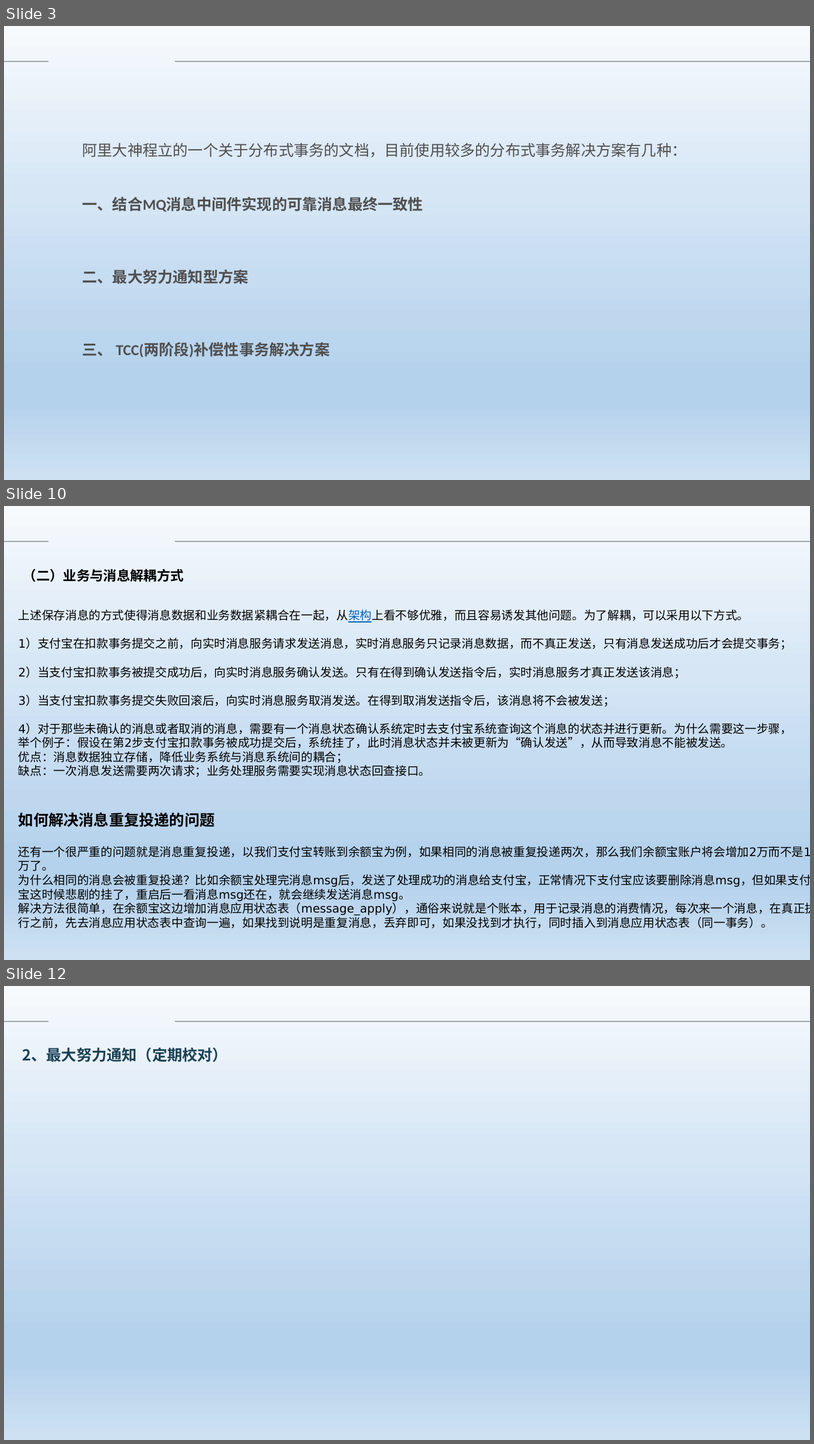
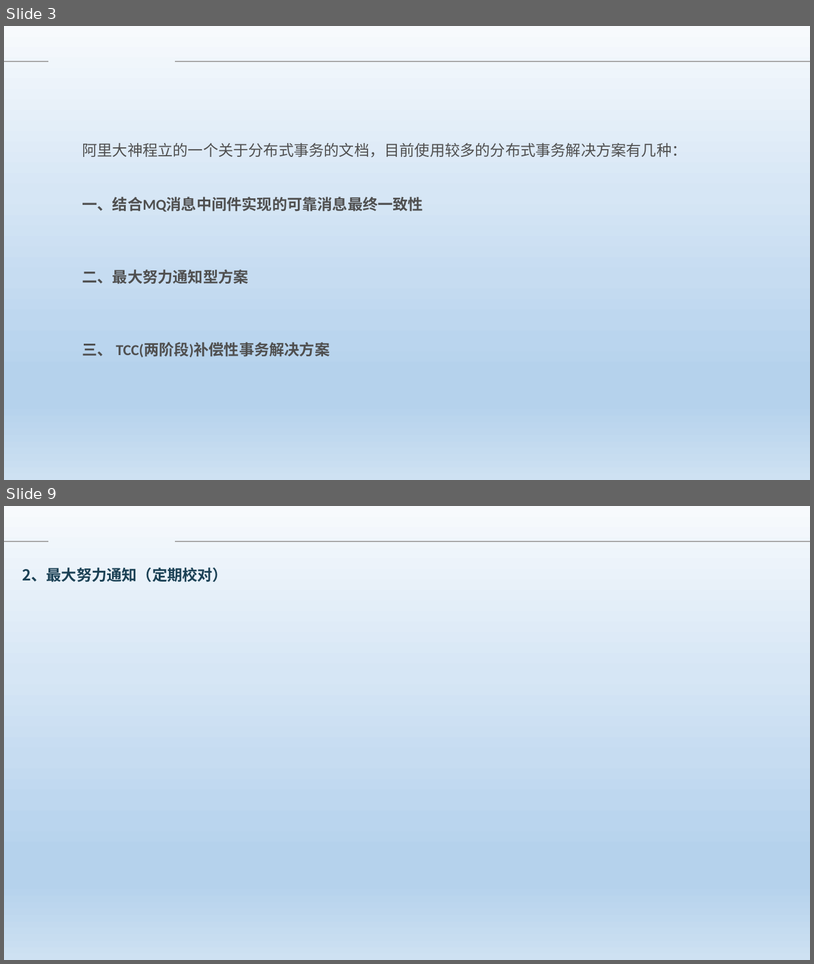
Before and after one commit to Heffie199/zhao_Note, a slide deck: 分布式事务的解决方案 .pptx. Shown one above the other, each under a label of ours: slides 3, 10 and 12 before the commit, slides 3 and 9 after it; the slides between them are not shown. The pictures are 814x1444 and 814x964 pixels, drawn with LibreOffice and Linux fonts; fonts in the diff are those of the drawing; background and template pictures are left out. Boxes give left, top, right and bottom in pixels: in the first picture for what was removed or moved away, otherwise in the second. Text is boxed around its words. In the diff, an @@ line names an element or a change of style, - is before the commit and + after.

```diff
--- a/分布式事务的解决方案 .pptx
+++ b/分布式事务的解决方案 .pptx
@@ slide 10 removed at [4,506,810,960], background picture (left out); not listed: 2 template elements that a slide beside it also shows @@
@@ text removed at [23,568,184,582] @@
-（二）业务与消息解耦方式
@@ text removed at [18,609,792,777] @@
-上述保存消息的方式使得消息数据和业务数据紧耦合在一起，从架构上看不够优雅，而且容易诱发其他问题。为了解耦，可以采用以下方式。
-1）支付宝在扣款事务提交之前，向实时消息服务请求发送消息，实时消息服务只记录消息数据，而不真正发送，只有消息发送成功后才会提交事务；
-2）当支付宝扣款事务被提交成功后，向实时消息服务确认发送。只有在得到确认发送指令后，实时消息服务才真正发送该消息；
-3）当支付宝扣款事务提交失败回滚后，向实时消息服务取消发送。在得到取消发送指令后，该消息将不会被发送；
-4）对于那些未确认的消息或者取消的消息，需要有一个消息状态确认系统定时去支付宝系统查询这个消息的状态并进行更新。为什么需要这一步骤，举个例子：假设在第2步支付宝扣款事务被成功提交后，系统挂了，此时消息状态并未被更新为“确认发送”，从而导致消息不能被发送。
-优点：消息数据独立存储，降低业务系统与消息系统间的耦合；
-缺点：一次消息发送需要两次请求；业务处理服务需要实现消息状态回查接口。
@@ text removed at [18,812,215,827] @@
-如何解决消息重复投递的问题
@@ text removed at [18,846,810,928] @@
-还有一个很严重的问题就是消息重复投递，以我们支付宝转账到余额宝为例，如果相同的消息被重复投递两次，那么我们余额宝账户将会增加2万而不是1万了。
-为什么相同的消息会被重复投递？比如余额宝处理完消息msg后，发送了处理成功的消息给支付宝，正常情况下支付宝应该要删除消息msg，但如果支付宝这时候悲剧的挂了，重启后一看消息msg还在，就会继续发送消息msg。
-解决方法很简单，在余额宝这边增加消息应用状态表（message_apply），通俗来说就是个账本，用于记录消息的消费情况，每次来一个消息，在真正执行之前，先去消息应用状态表中查询一遍，如果找到说明是重复消息，丢弃即可，如果没找到才执行，同时插入到消息应用状态表（同一事务）。
@@ what was slide 12 is now slide 9 @@
```
Also in this commit, not shown: 5 slides changed, 2 other slides removed.
